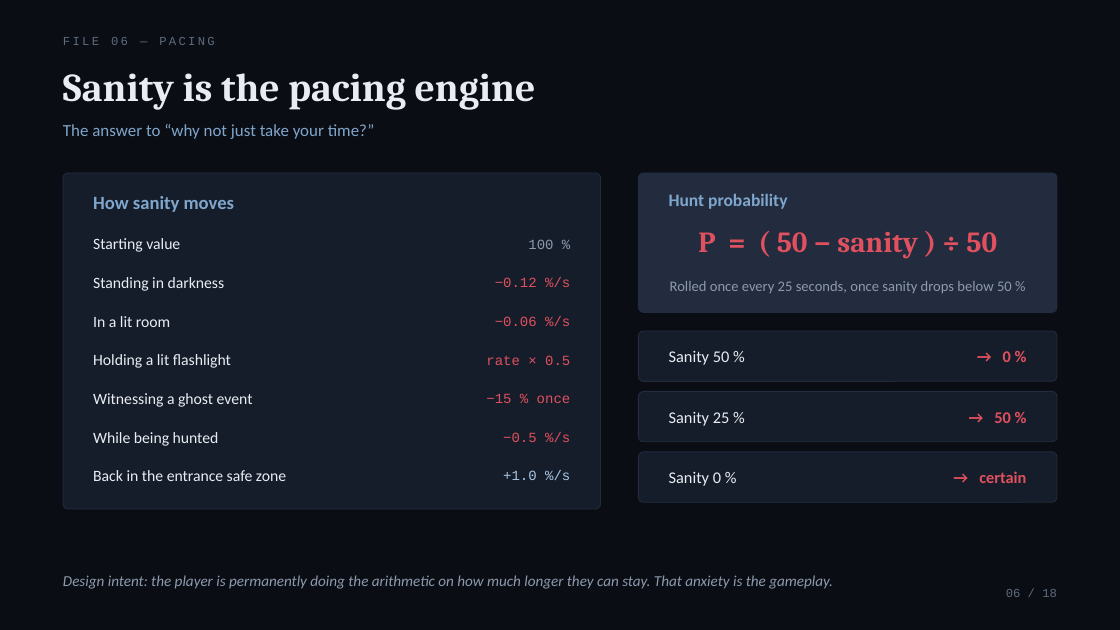
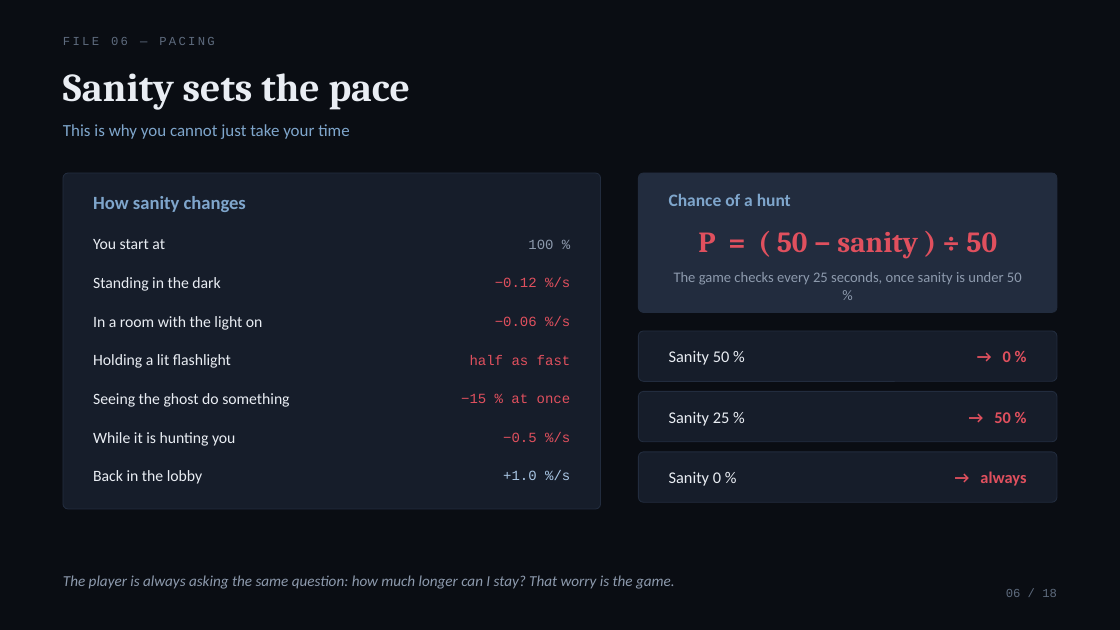
Before and after one commit to chyh106504480-byte/RESIDUUM, a slide deck: slide 6 of Docs/decks/RESIDUUM_Final_EN.pptx. Drawn at 1120x630 pixels with LibreOffice and Linux fonts; fonts in the diff are those of the drawing. Boxes give left, top, right and bottom in pixels: in the first picture for what was removed or moved away, otherwise in the second. Text is boxed around its words. In the diff, an @@ line names an element or a change of style, - is before the commit and + after.

```diff
--- a/Docs/decks/RESIDUUM_Final_EN.pptx
+++ b/Docs/decks/RESIDUUM_Final_EN.pptx
@@ text at <box>63,73,410,110</box>: text changed @@
-Sanity is the pacing engine
+Sanity sets the pace
@@ text at <box>63,124,349,139</box>: text changed @@
-The answer to “why not just take your time?”
+This is why you cannot just take your time
@@ text at <box>93,196,246,212</box>: text changed @@
-How sanity moves
+How sanity changes
@@ text at <box>669,194,791,206</box>: text changed @@
-Hunt probability
+Chance of a hunt
@@ text at <box>93,239,165,249</box>: text changed @@
-Starting value
+You start at
@@ text at <box>93,277,220,291</box>: text changed @@
-Standing in darkness
+Standing in the dark
@@ text at <box>674,272,1022,285</box>: text changed @@
-Rolled once every 25 seconds, once sanity drops below 50 %
+The game checks every 25 seconds, once sanity is under 50 %
@@ text at <box>93,316,263,330</box>: text changed @@
-In a lit room
+In a room with the light on
@@ text at <box>470,355,571,365</box>: text changed @@
-rate × 0.5
+half as fast
@@ text at <box>93,393,289,407</box>: text changed @@
-Witnessing a ghost event
+Seeing the ghost do something
@@ text at <box>461,393,571,403</box>: text changed @@
-−15 % once
+−15 % at once
@@ text at <box>93,432,235,446</box>: text changed @@
-While being hunted
+While it is hunting you
@@ text at <box>93,470,202,484</box>: text changed @@
-Back in the entrance safe zone
+Back in the lobby
@@ text at <box>980,471,1026,486</box>: text changed @@
-→ certain
+→ always
@@ text at <box>63,575,675,589</box>: text changed @@
-Design intent: the player is permanently doing the arithmetic on how much longer they can stay. That anxiety is the gameplay.
+The player is always asking the same question: how much longer can I stay? That worry is the game.
```
Also in this commit, not shown: 17 other slides changed, 6 other files.
